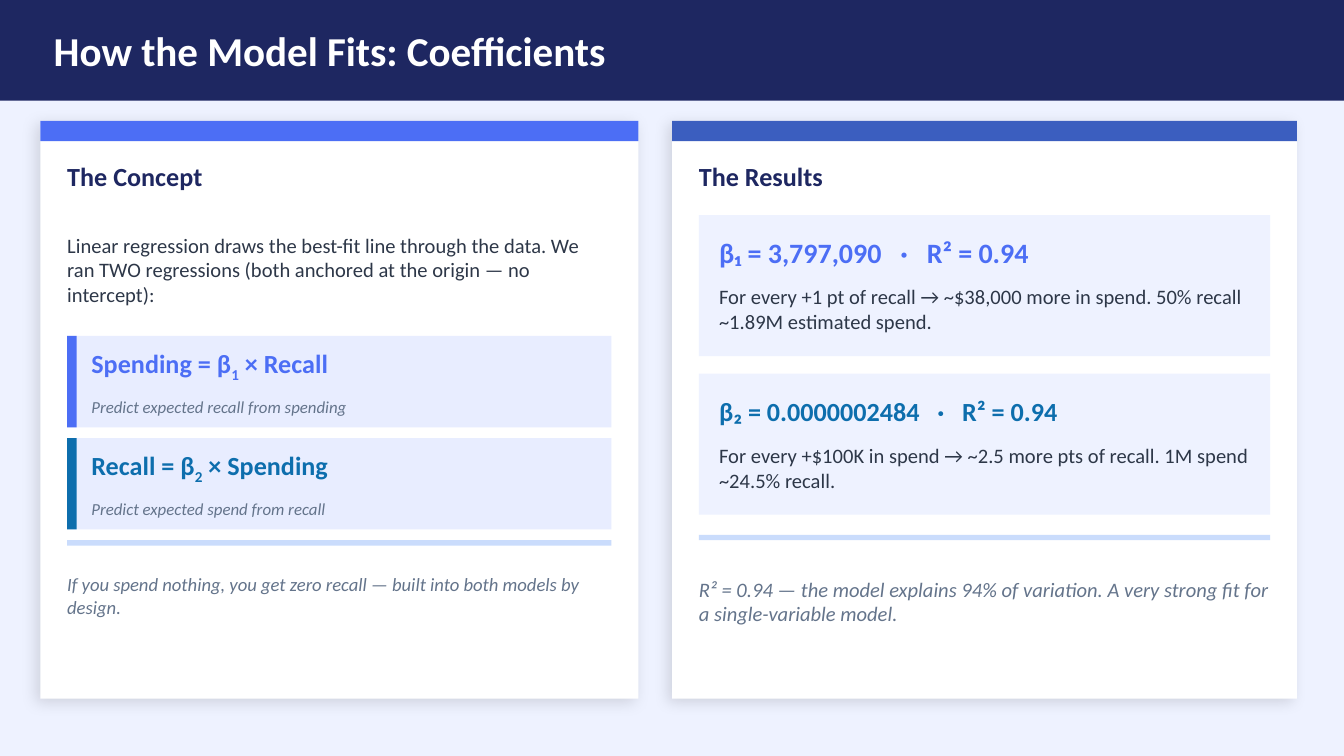
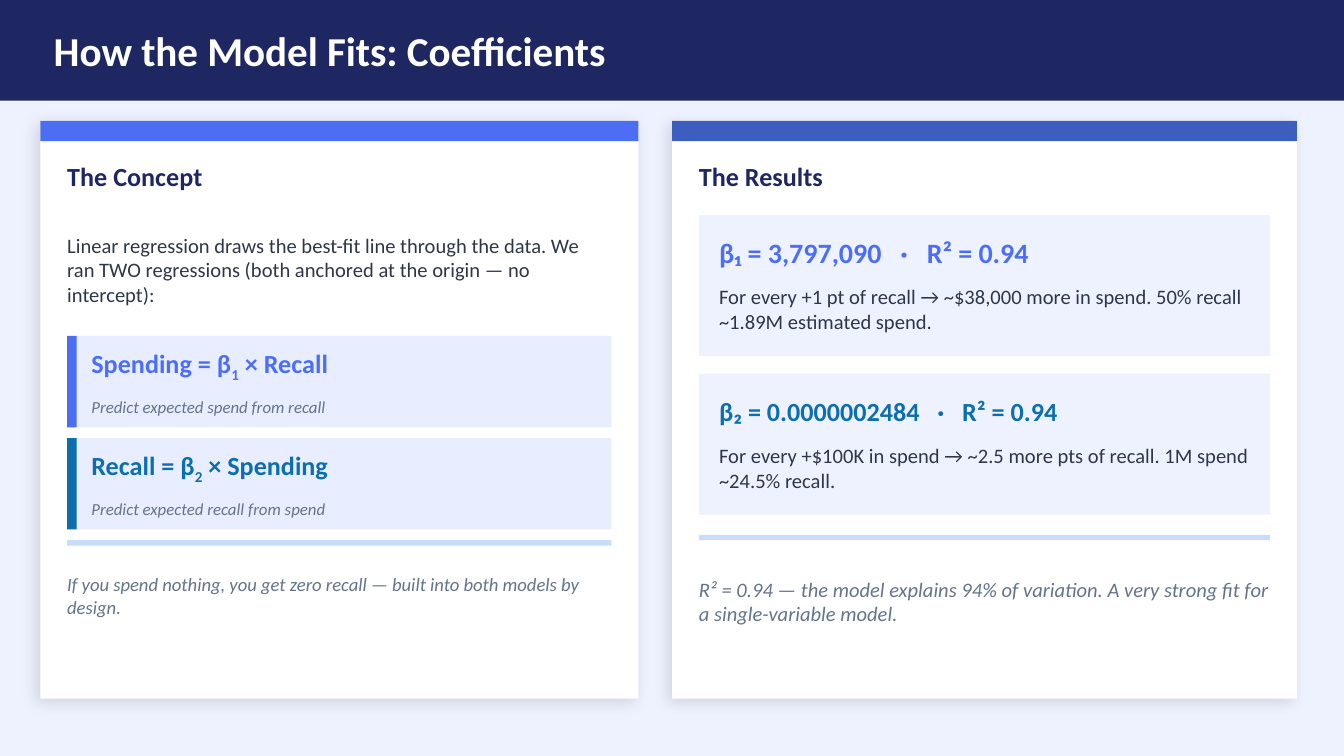
Before and after one commit to cballard18/campaign-stats-modeling-intro, a slide deck: slide 7 of Predictive_Modeling_Lunch_Learn.pptx. Drawn at 1344x756 pixels with LibreOffice and Linux fonts; fonts in the diff are those of the drawing. Boxes give left, top, right and bottom in pixels: in the first picture for what was removed or moved away, otherwise in the second. Text is boxed around its words. In the diff, an @@ line names an element or a change of style, - is before the commit and + after.

```diff
--- a/Predictive_Modeling_Lunch_Learn.pptx
+++ b/Predictive_Modeling_Lunch_Learn.pptx
@@ text at (91,401,325,416): text changed @@
-Predict expected recall from spending
+Predict expected spend from recall
@@ text at (91,503,326,518): text changed @@
-Predict expected spend from recall
+Predict expected recall from spend
```
Also in this commit, not shown: 13 other slides changed.
